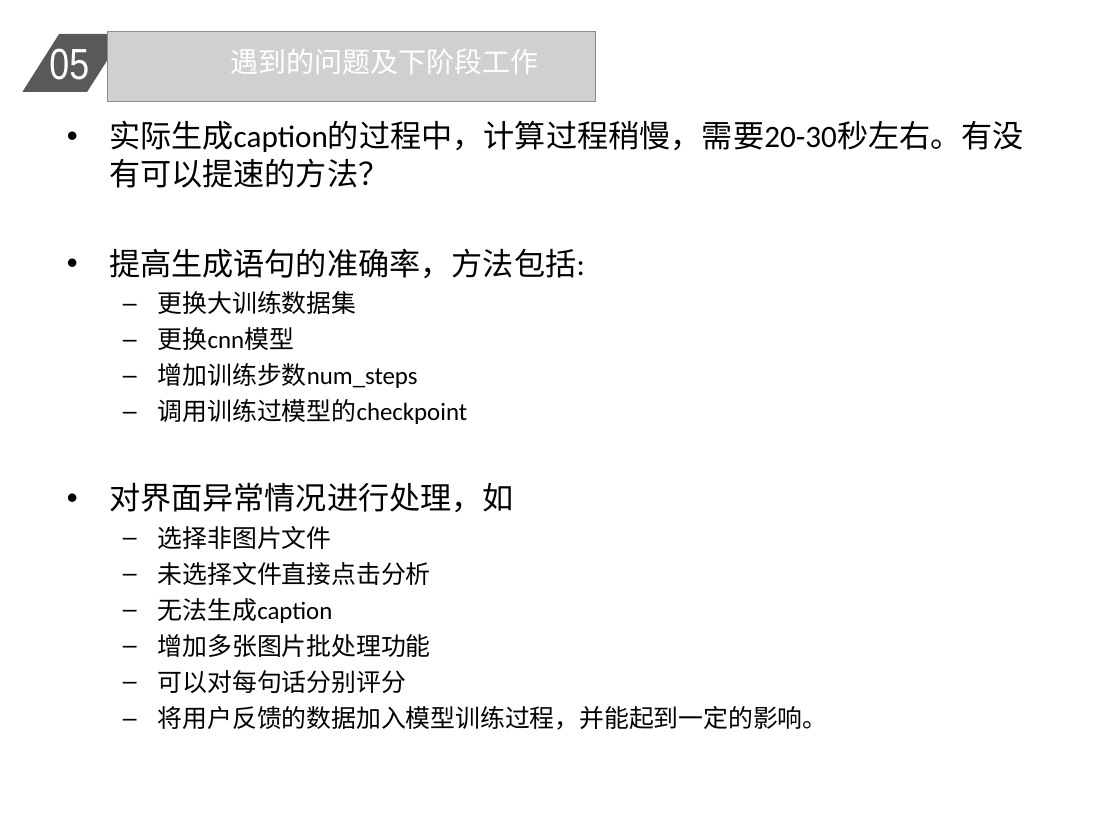
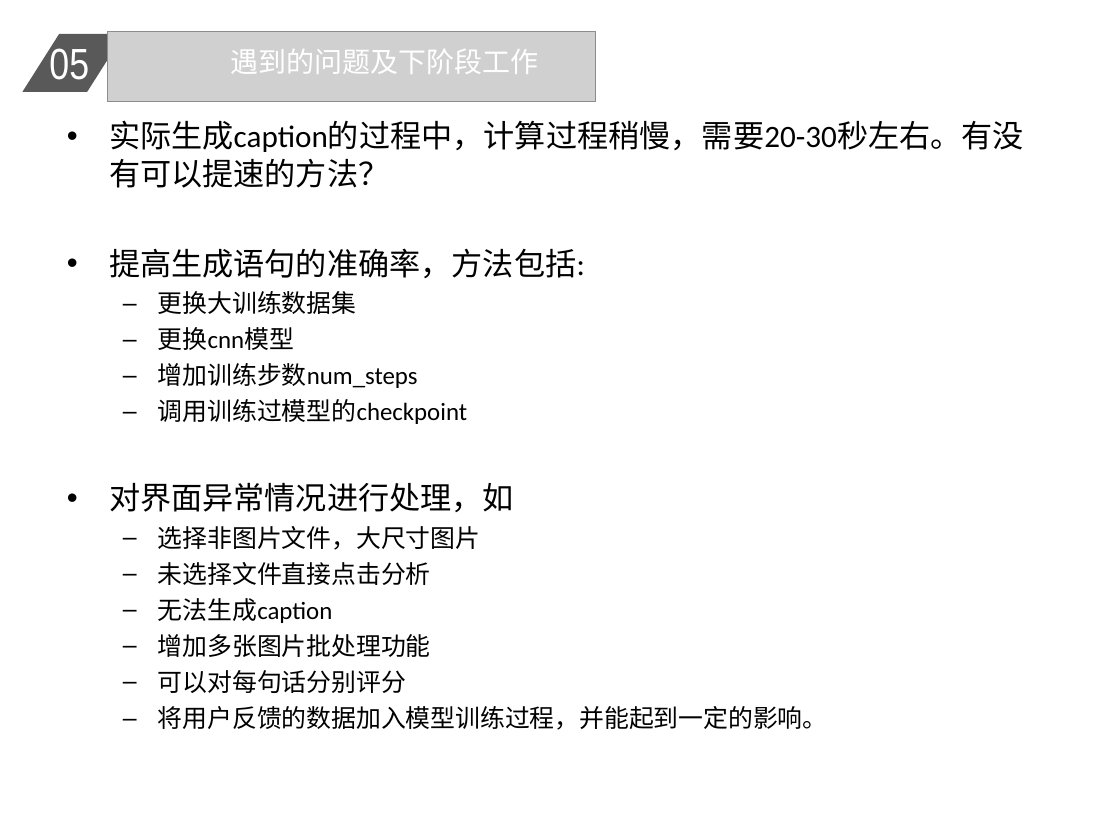
Before and after one commit to zhuyi55/img_caption, a slide deck: slide 8 of documents/report_2.ppt (slide 9 before the commit). Drawn at 1120x840 pixels with LibreOffice and Linux fonts; fonts in the diff are those of the drawing; grey boxes stand for pictures. Boxes give left, top, right and bottom in pixels: in the first picture for what was removed or moved away, otherwise in the second. Text is boxed around its words. In the diff, an @@ line names an element or a change of style, - is before the commit and + after.

```diff
--- a/documents/report_2.ppt
+++ b/documents/report_2.ppt
@@ text at <box>158,526,480,550</box>: text changed @@
-  – 选择非图片文件
+  – 选择非图片文件，大尺寸图片
```
Also in this commit, not shown: 3 other slides changed, 1 slide removed, 1 other file.
